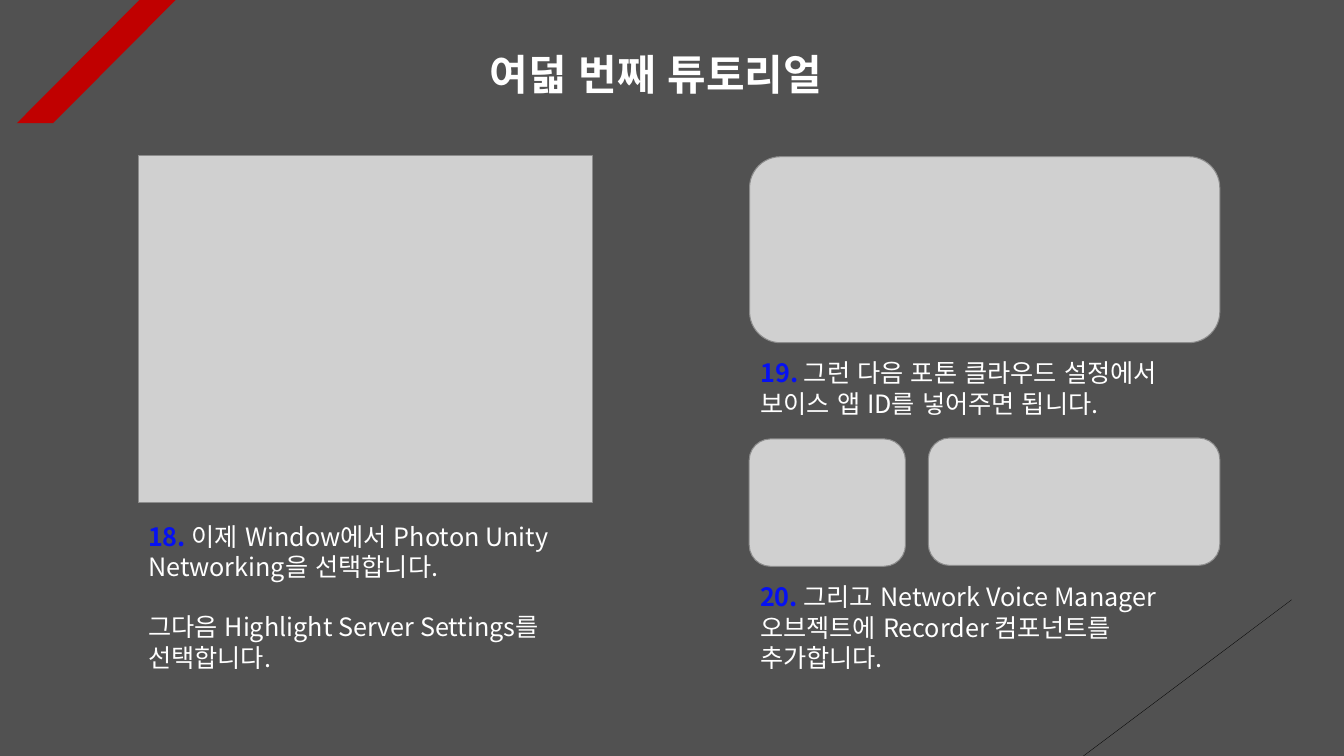
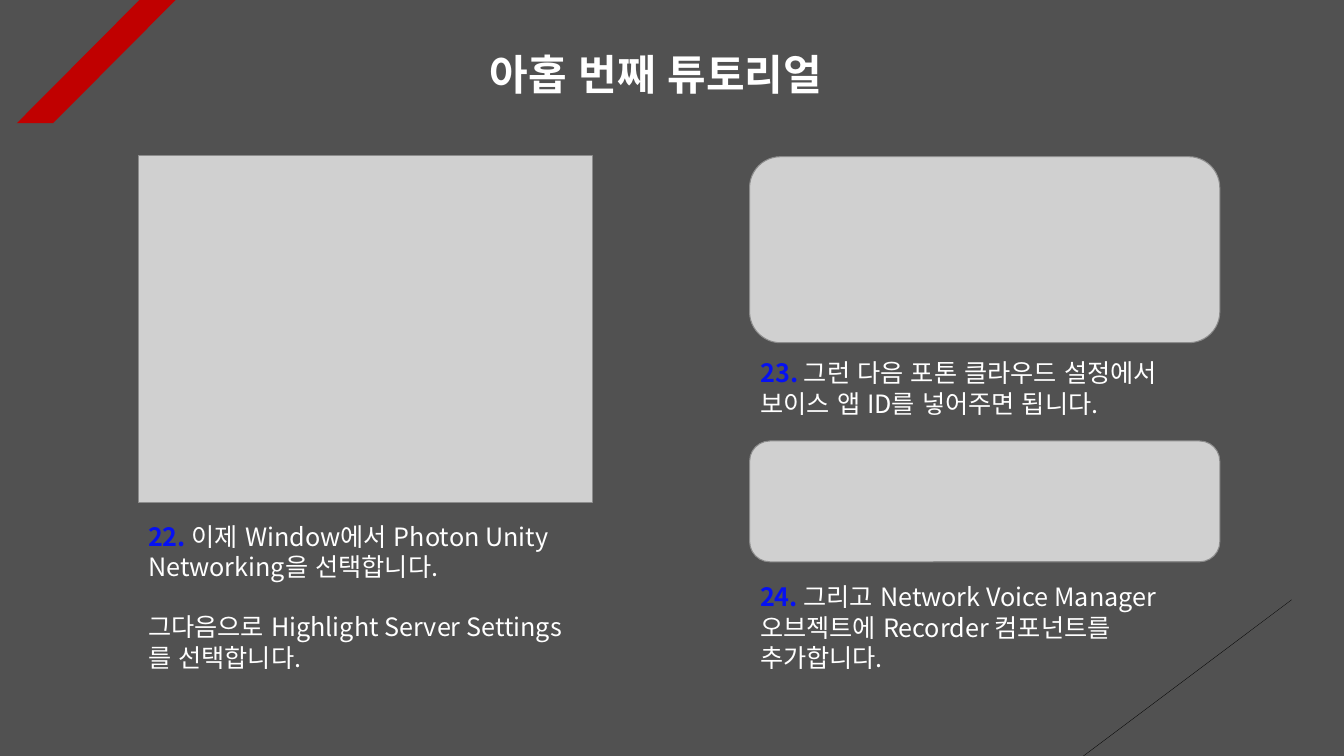
Before and after one commit to Unity2033/3D-UnityEngine, a slide deck: slide 9 of Assets/Class/Photon Server/PPT Data/Photon Synchronization.pptx (slide 8 before the commit). Drawn at 1344x756 pixels with LibreOffice and Linux fonts; fonts in the diff are those of the drawing; grey boxes stand for pictures. Boxes give left, top, right and bottom in pixels: in the first picture for what was removed or moved away, otherwise in the second. Text is boxed around its words. In the diff, an @@ line names an element or a change of style, - is before the commit and + after.

Commit message:
Package Manager Update
- Photon Synchronization Data
  Update

- Add and delete resource data

```diff
--- a/Assets/Class/Photon Server/PPT Data/Photon Synchronization.pptx
+++ b/Assets/Class/Photon Server/PPT Data/Photon Synchronization.pptx
@@ text at (489, 54, 821, 94): text changed @@
-여덟 번째 튜토리얼
+아홉 번째 튜토리얼
@@ text at (760, 361, 1157, 415): text changed @@
-19. 그런 다음 포톤 클라우드 설정에서 보이스 앱 ID를 넣어주면 됩니다.
+23. 그런 다음 포톤 클라우드 설정에서 보이스 앱 ID를 넣어주면 됩니다.
@@ picture removed at (749, 439, 905, 566) @@
@@ picture: place and size @@
-picture at (929, 439, 1220, 566)
+picture at (750, 442, 1220, 563)
@@ text at (148, 525, 548, 669): text changed @@
-18. 이제 Window에서 Photon Unity Networking을 선택합니다.
-그다음 Highlight Server Settings를 선택합니다.
+22. 이제 Window에서 Photon Unity Networking을 선택합니다.
+그다음으로 Highlight Server Settings를 선택합니다.
@@ text at (760, 585, 1156, 669): text changed @@
-20. 그리고 Network Voice Manager 오브젝트에 Recorder 컴포넌트를 추가합니다.
+24. 그리고 Network Voice Manager 오브젝트에 Recorder 컴포넌트를 추가합니다.
```
Also in this commit, not shown: 10 other slides changed, 1 slide added, 9 other files.
